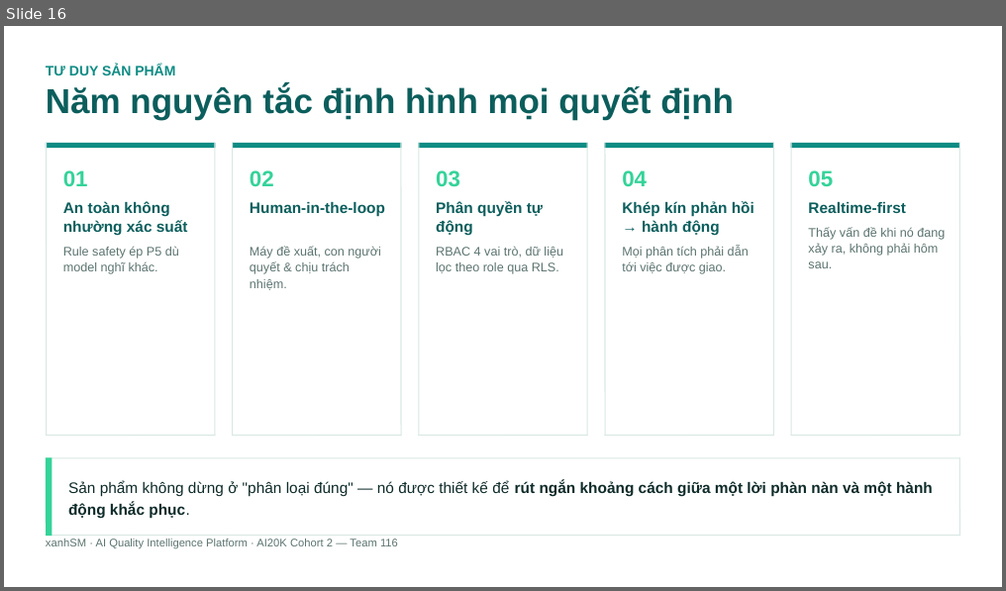
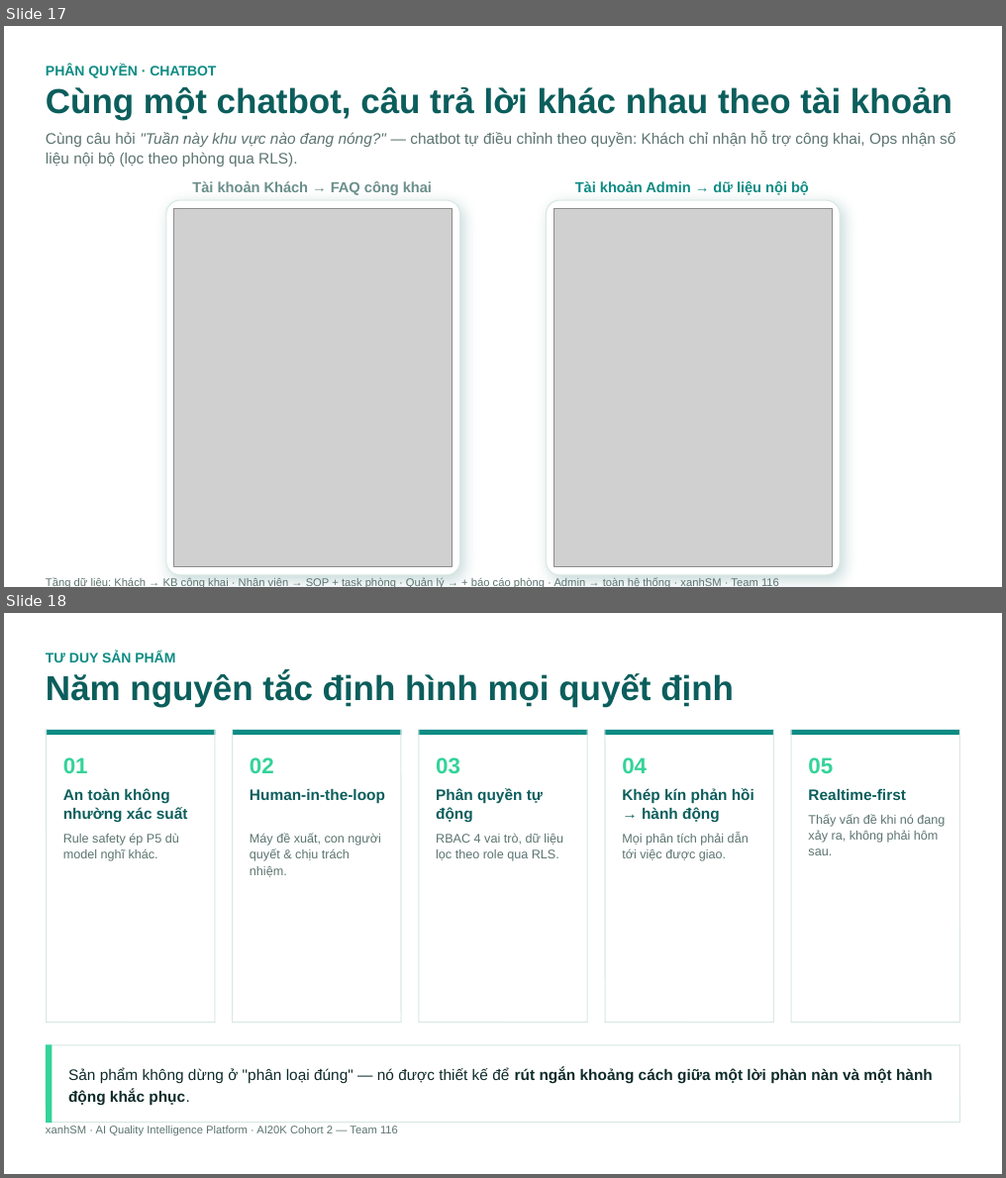
Before and after one commit to Kez-DE/AI-Quality-Intelligence-Platform, a slide deck: docs/project/slides/AI-Quality-Intelligence-Platform-Overview.pptx. Shown one above the other, each under a label of ours: slide 16 before the commit, slides 17 and 18 after it. The pictures are 1006x591 and 1006x1178 pixels, drawn with LibreOffice and Linux fonts; fonts in the diff are those of the drawing; grey boxes stand for pictures. Boxes give left, top, right and bottom in pixels: in the first picture for what was removed or moved away, otherwise in the second. Text is boxed around its words. In the diff, an @@ line names an element or a change of style, - is before the commit and + after.

```diff
--- a/docs/project/slides/AI-Quality-Intelligence-Platform-Overview.pptx
+++ b/docs/project/slides/AI-Quality-Intelligence-Platform-Overview.pptx
@@ slide 17 added at <box>4,26,1002,587</box>, background #FFFFFF @@
@@ text added at <box>46,65,216,78</box>, 10 pt, text #0E8C84, bold @@
+PHÂN QUYỀN · CHATBOT
@@ text added at <box>46,87,952,120</box>, 25 pt, text #0B5E5C, bold @@
+Cùng một chatbot, câu trả lời khác nhau theo tài khoản
@@ text added at <box>46,131,955,167</box>, 11 pt, text #5C7470 @@
+Cùng câu hỏi "Tuần này khu vực nào đang nóng?" — chatbot tự điều chỉnh theo quyền: Khách chỉ nhận hỗ trợ công khai, Ops nhận số liệu nội bộ (lọc theo phòng qua RLS).
@@ rounded rectangle added at <box>166,200,460,575</box>, fill #FFFFFF, outline #D9E8E4 0.75 pt @@
@@ text added at <box>192,181,432,195</box>, 10.5 pt, text #6B8F8A, bold @@
+Tài khoản Khách → FAQ công khai
@@ rounded rectangle added at <box>546,200,840,575</box>, fill #FFFFFF, outline #D9E8E4 0.75 pt @@
@@ text added at <box>575,181,809,195</box>, 10.5 pt, text #0E8C84, bold @@
+Tài khoản Admin → dữ liệu nội bộ
@@ picture added at <box>173,208,451,568</box> @@
@@ picture added at <box>553,208,832,568</box> @@
@@ text added at <box>46,577,779,587</box>, 8 pt, text #5C7470 @@
+Tầng dữ liệu: Khách → KB công khai · Nhân viên → SOP + task phòng · Quản lý → + báo cáo phòng · Admin → toàn hệ thống · xanhSM · Team 116
@@ what was slide 16 is now slide 18 @@
```
Also in this commit, not shown: 1 slide changed, 1 other slide added, 1 other file.
